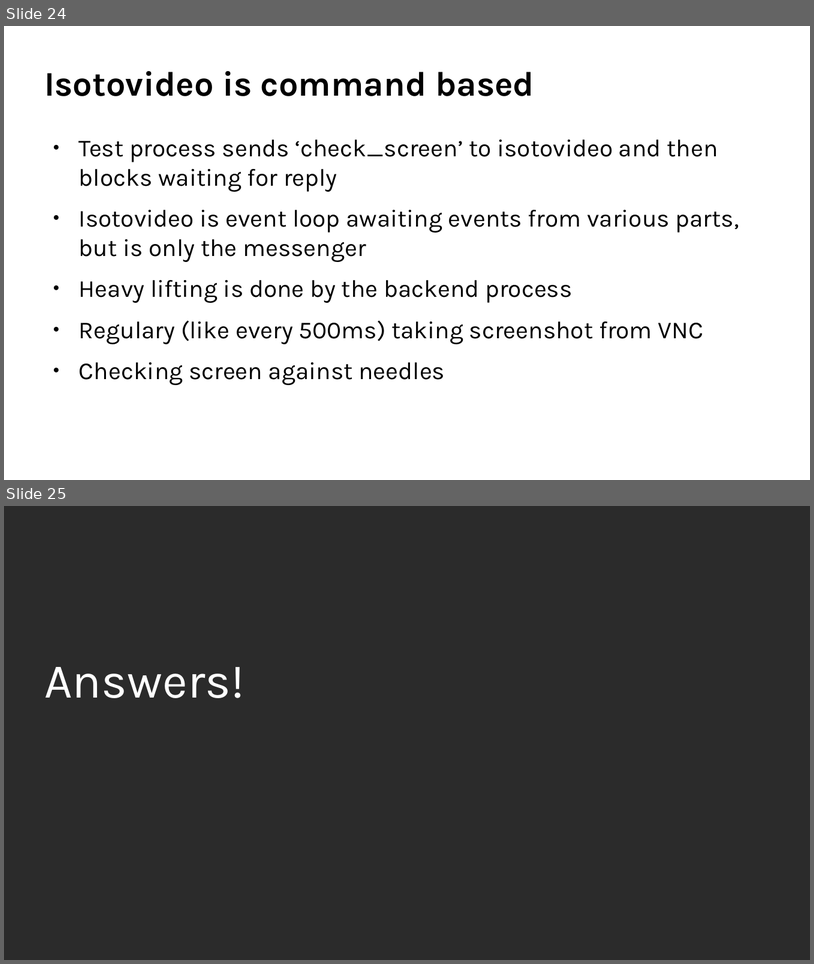
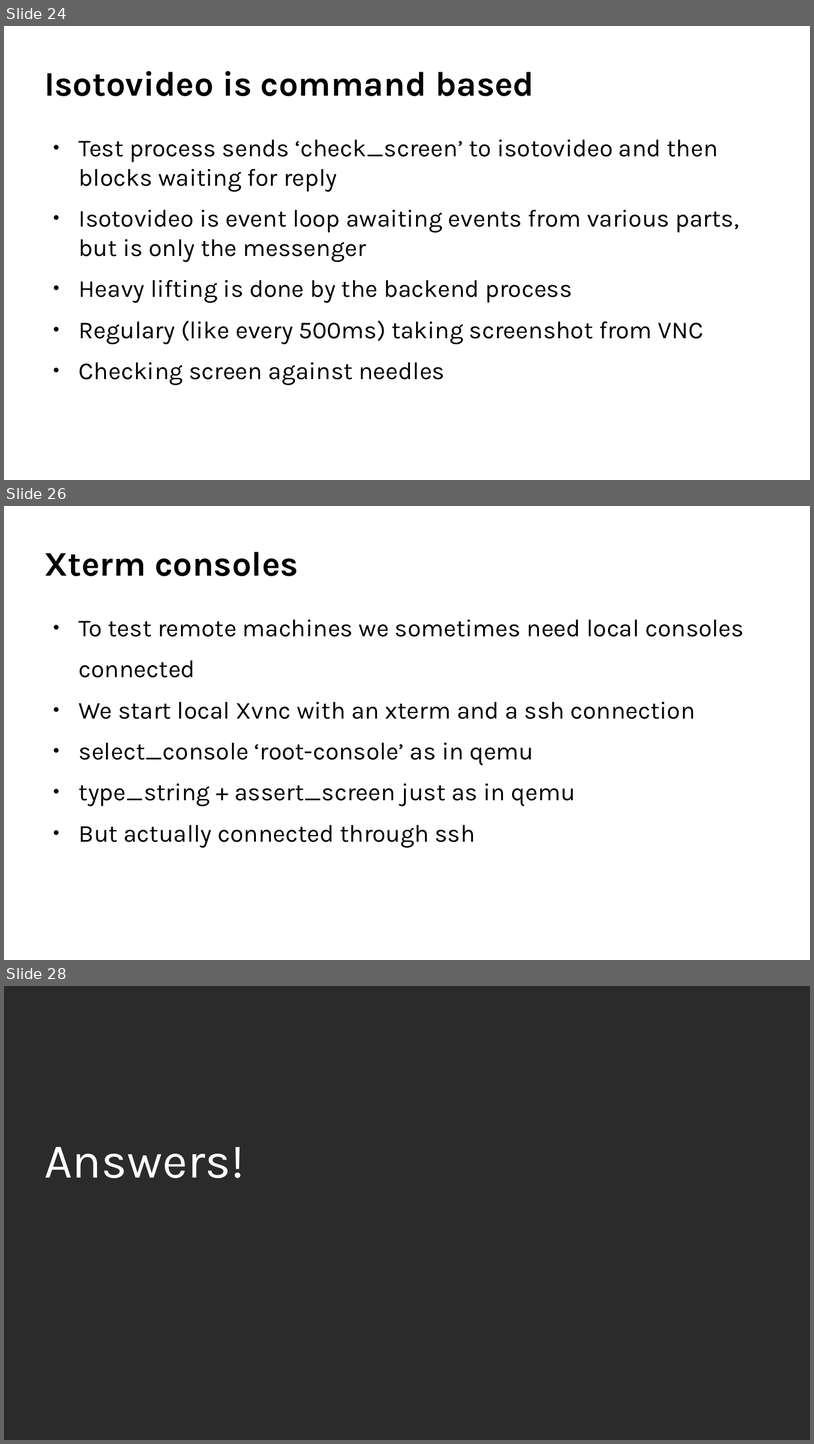
Before and after one commit to coolo/drunken-adventure, a slide deck: osc2017-1/openqa.odp. Shown one above the other, each under a label of ours: slides 24 and 25 before the commit, slides 24, 26 and 28 after it; the slides between them are not shown. The pictures are 814x964 and 814x1444 pixels, drawn with LibreOffice and Linux fonts; fonts in the diff are those of the drawing; background and template pictures are left out; a plain dark background stands for a picture behind light text. Boxes give left, top, right and bottom in pixels: in the first picture for what was removed or moved away, otherwise in the second. Text is boxed around its words. In the diff, an @@ line names an element or a change of style, - is before the commit and + after.

Commit message:
Some slides for consoles

```diff
--- a/osc2017-1/openqa.odp
+++ b/osc2017-1/openqa.odp
@@ slide 26 added at box(4, 506, 810, 960), background #FFFFFF @@
@@ title added at box(44, 552, 299, 576), 34 pt, text #000000, bold @@
+Xterm consoles
@@ text added at box(79, 619, 744, 847), 24.1 pt, text #000000 @@
+● To test remote machines we sometimes need local consoles
+connected
+● We start local Xvnc with an xterm and a ssh connection
+● select_console ‘root-console’ as in qemu
+● type_string + assert_screen just as in qemu
+● But actually connected through ssh
@@ what was slide 25 is now slide 28 @@
```
Also in this commit, not shown: 2 other slides added.
